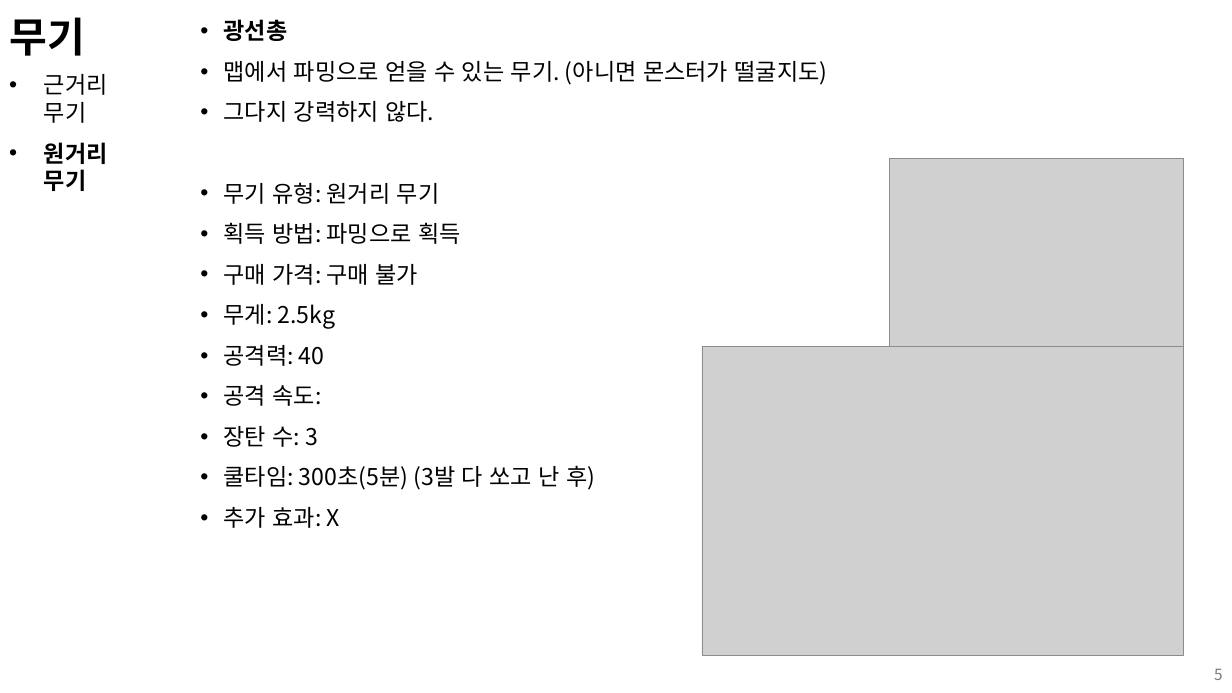
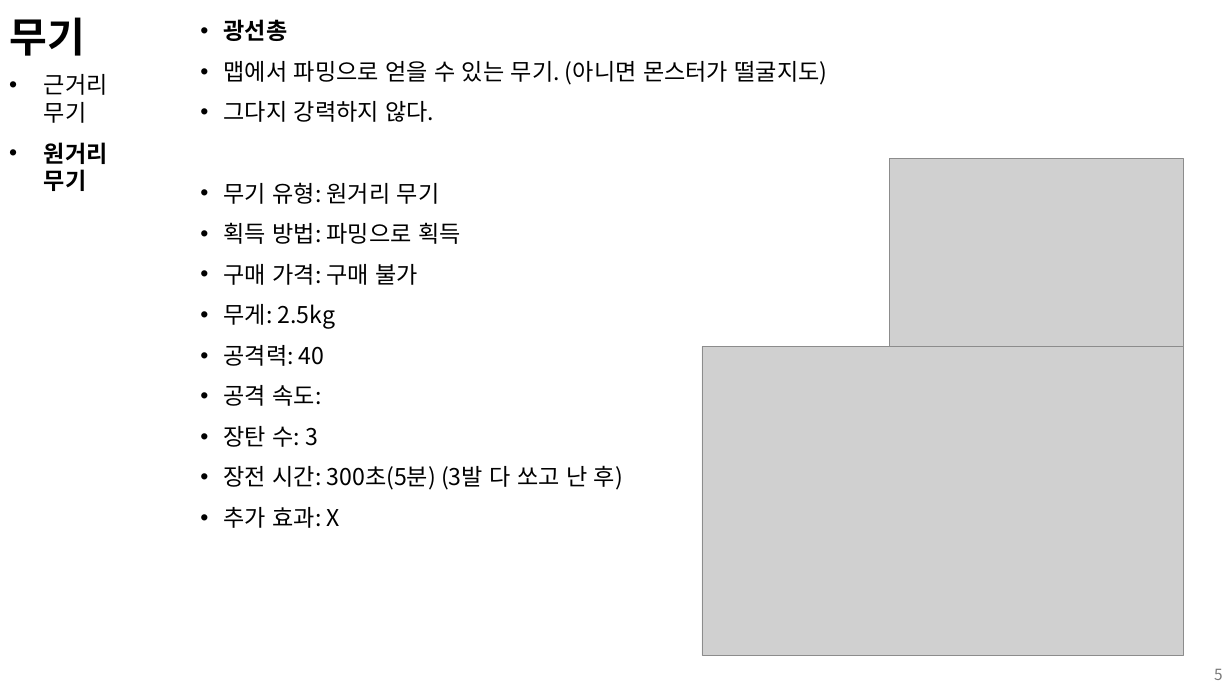
Before and after one commit to kimi5231/B1A2_project, a slide deck: slide 5 of 기획/전투 기획.pptx. Drawn at 1232x693 pixels with LibreOffice and Linux fonts; fonts in the diff are those of the drawing; grey boxes stand for pictures. Boxes give left, top, right and bottom in pixels: in the first picture for what was removed or moved away, otherwise in the second. Text is boxed around its words. In the diff, an @@ line names an element or a change of style, - is before the commit and + after.

Commit message:
용어 변경: 쿨타임 -> 장전 시간

```diff
--- a/기획/전투 기획.pptx
+++ b/기획/전투 기획.pptx
@@ text at [224, 465, 623, 490]: text changed @@
-• 쿨타임: 300초(5분) (3발 다 쏘고 난 후)
+• 장전 시간: 300초(5분) (3발 다 쏘고 난 후)
```
Also in this commit, not shown: 2 other slides changed, 1 slide added.
